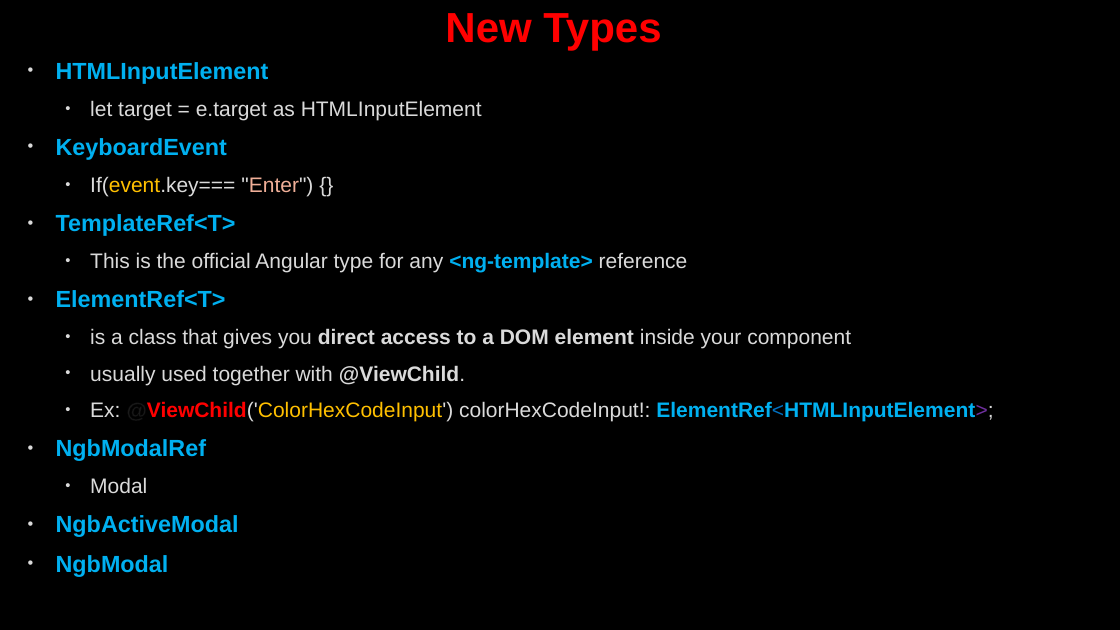
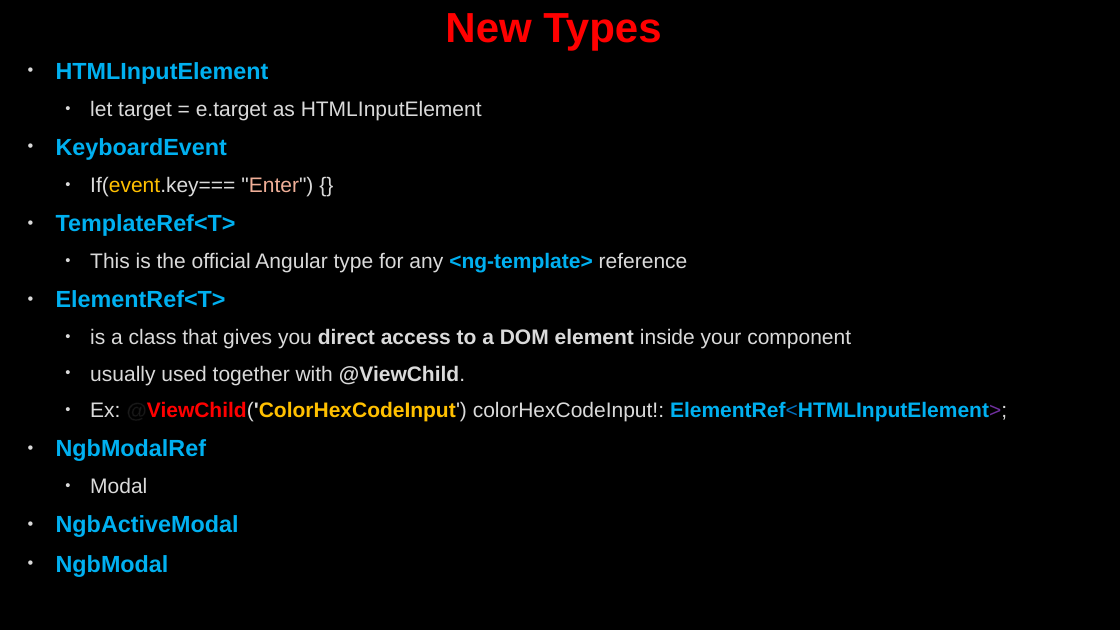
Before and after one commit to AhmedMohamedSamir1/Summary, a slide deck: slide 52 of Angular & type script/Angular.pptx. Drawn at 1120x630 pixels with LibreOffice and Linux fonts; fonts in the diff are those of the drawing; background and template pictures are left out. Boxes give left, top, right and bottom in pixels: in the first picture for what was removed or moved away, otherwise in the second. Text is boxed around its words. In the diff, an @@ line names an element or a change of style, - is before the commit and + after.

```diff
--- a/Angular & type script/Angular.pptx
+++ b/Angular & type script/Angular.pptx
@@ text at (90, 401, 1007, 422): bold on in "@ViewChild('ColorHexCodeInput')" @@
```
Also in this commit, not shown: 8 other slides changed, 21 slides added, 8 slides removed, 11 other files.
